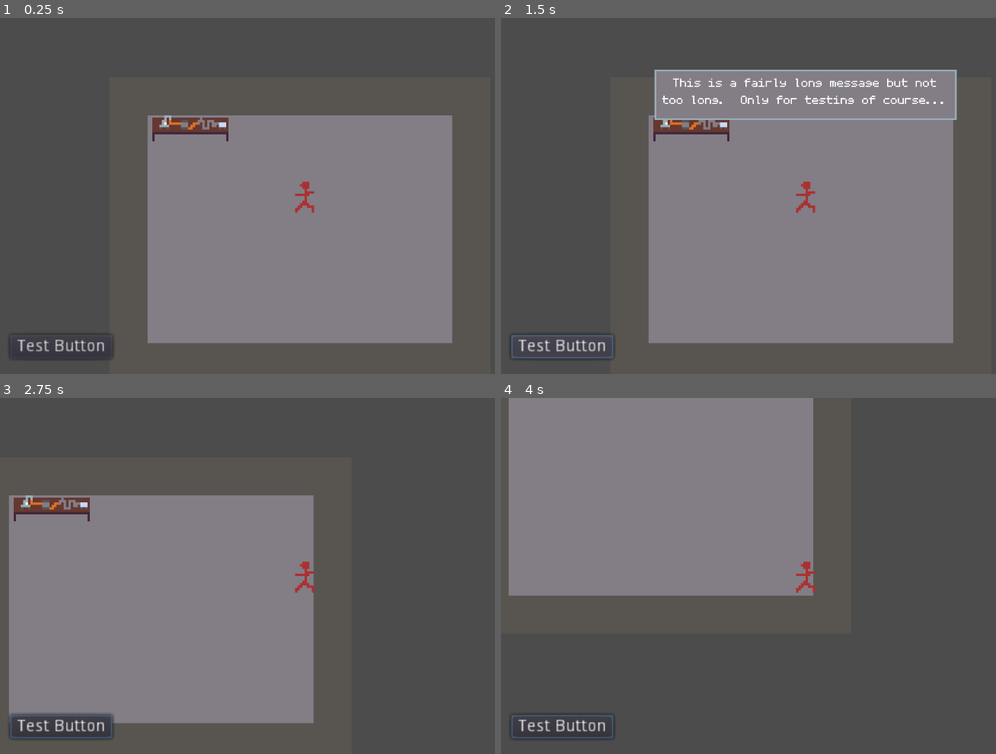
Above: before the commit, frames 1-4 (two rows, left to right).
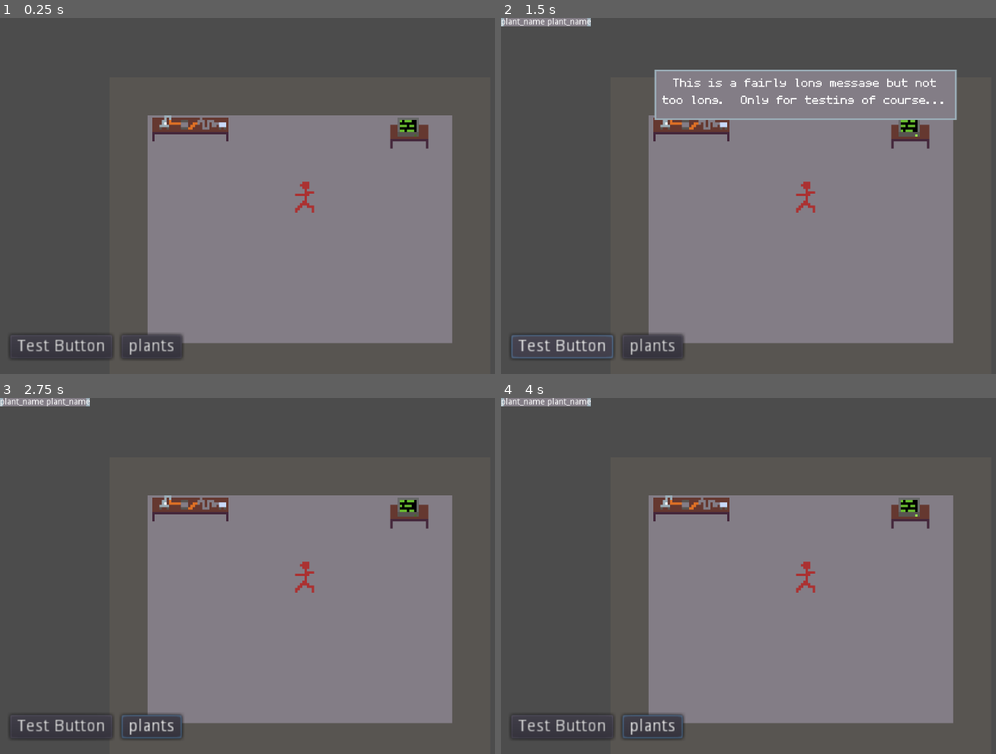
Above: after the commit, the same moments.

Repository: jastadj/wgj277
Game: Godot game, scene res://scenes/game/game.tscn
Same seed, same stepped clock (60 frames per second), same inputs: the game is played once before the commit and once after it.
Inputs (mouse positions are in pixels of both pictures, inside the frame that each line leads up to):
- Up to frame 1 (0.25 s): no input
- Up to frame 2 (1.5 s): click (654, 345) at 0.5 s, where only the run after the commit has a clickable "plants"; click "Test Button" at 1.25 s
- Up to frame 3 (2.75 s): tap Enter at 2 s; move the mouse to (440, 558) at 2.02 s; hold Right (ui_right) from 2.03 s (still down); click (440, 558) at 2.17 s
- Up to frame 4 (4 s): move the mouse to (684, 593) at 2.77 s; release Right (ui_right) at 2.78 s; hold Down (ui_down) 2.78-3.53 s; move the mouse to (867, 497) at 3.52 s; hold Right (ui_right) from 3.53 s (still down)

The runs differ from the first frame. In frame 1, 1.3% of the frame differs, in the area x 24-87%, y 27-96%; in frame 2, 1.7%; in frame 3, 37%; in frame 4, 55%, in the area x 0-92%, y 0-96%.

Commit message:
basic messaging and objects

Diff:
--- a/godot/data/plants.csv
+++ b/godot/data/plants.csv
@@ -1,11 +1,11 @@
-name,boil,incinerate,juice,grind,value
-Plant 1,0,0,0,0,0
-Plant 2,0,0,0,0,0
-Plant 3,0,0,0,0,0
-Plant 4,0,0,0,0,0
-Plant 5,0,0,0,0,0
-Plant 6,0,0,0,0,0
-Plant 7,0,0,0,0,0
-Plant 8,0,0,0,0,0
-Plant 9,0,0,0,0,0
-Plant 10,0,0,0,0,0
+name,boil,incinerate,juice,grind,value,sprite
+Averum Infernius,0,0,0,0,0,res://objects/plants/fireplant.png
+Plant 2,0,0,0,0,0,res://objects/plants/genericflower.png
+Plant 3,0,0,0,0,0,res://objects/plants/genericflower.png
+Plant 4,0,0,0,0,0,res://objects/plants/genericflower.png
+Plant 5,0,0,0,0,0,res://objects/plants/genericflower.png
+Plant 6,0,0,0,0,0,res://objects/plants/genericflower.png
+Plant 7,0,0,0,0,0,res://objects/plants/genericflower.png
+Plant 8,0,0,0,0,0,res://objects/plants/genericflower.png
+Plant 9,0,0,0,0,0,res://objects/plants/genericflower.png
+Plant 10,0,0,0,0,0,res://objects/plants/genericflower.png
--- /dev/null
+++ b/godot/objects/boiler/boiler.gd
@@ -0,0 +1,9 @@
+extends "res://objects/game_object.gd"
+
+func _ready():
+	object_name = "Boiler"
+
+# simple method checker
+# can be used by the main ui to check all the overlapping areas that the player
+# is in and if it has this method, display the "use item" ui
+func has_action(): return true
--- a/godot/objects/boiler/boiler.tscn
+++ b/godot/objects/boiler/boiler.tscn
@@ -1,11 +1,16 @@
-[gd_scene load_steps=3 format=2]
+[gd_scene load_steps=5 format=2]
 
 [ext_resource path="res://objects/boiler/boiler.png" type="Texture" id=1]
+[ext_resource path="res://objects/boiler/boiler.gd" type="Script" id=2]
 
 [sub_resource type="RectangleShape2D" id=1]
 extents = Vector2( 16, 3.5 )
 
+[sub_resource type="RectangleShape2D" id=2]
+extents = Vector2( 16, 2.5 )
+
 [node name="boiler" type="StaticBody2D"]
+script = ExtResource( 2 )
 
 [node name="Sprite" type="Sprite" parent="."]
 texture = ExtResource( 1 )
@@ -13,3 +18,9 @@
 [node name="CollisionShape2D" type="CollisionShape2D" parent="."]
 position = Vector2( 0, 1.5 )
 shape = SubResource( 1 )
+
+[node name="Area2D" type="Area2D" parent="."]
+
+[node name="CollisionShape2D" type="CollisionShape2D" parent="Area2D"]
+position = Vector2( 0, 7.5 )
+shape = SubResource( 2 )
--- /dev/null
+++ b/godot/objects/computer/computer.gd
@@ -0,0 +1,11 @@
+extends "res://objects/game_object.gd"
+
+func _ready():
+
+	object_name = "Computer"
+
+	# run animations
+	$Sprite/AnimationPlayer.play("running")
+	$screen/AnimationPlayer.play("running")
+
+func has_action(): return true
--- /dev/null
+++ b/godot/objects/computer/computer.tscn
@@ -0,0 +1,107 @@
+[gd_scene load_steps=10 format=2]
+
+[ext_resource path="res://objects/computer/computer.png" type="Texture" id=1]
+[ext_resource path="res://objects/computer/computer.gd" type="Script" id=2]
+[ext_resource path="res://objects/computer/computer_monitor.png" type="Texture" id=3]
+
+[sub_resource type="Animation" id=2]
+length = 0.001
+tracks/0/type = "value"
+tracks/0/path = NodePath(".:frame")
+tracks/0/interp = 1
+tracks/0/loop_wrap = true
+tracks/0/imported = false
+tracks/0/enabled = true
+tracks/0/keys = {
+"times": PoolRealArray( 0 ),
+"transitions": PoolRealArray( 1 ),
+"update": 0,
+"values": [ 1 ]
+}
+
+[sub_resource type="Animation" id=3]
+resource_name = "running"
+length = 2.0
+loop = true
+tracks/0/type = "value"
+tracks/0/path = NodePath(".:frame")
+tracks/0/interp = 1
+tracks/0/loop_wrap = true
+tracks/0/imported = false
+tracks/0/enabled = true
+tracks/0/keys = {
+"times": PoolRealArray( 0, 1 ),
+"transitions": PoolRealArray( 1, 1 ),
+"update": 1,
+"values": [ 0, 1 ]
+}
+
+[sub_resource type="Animation" id=5]
+length = 0.001
+tracks/0/type = "value"
+tracks/0/path = NodePath(".:frame")
+tracks/0/interp = 1
+tracks/0/loop_wrap = true
+tracks/0/imported = false
+tracks/0/enabled = true
+tracks/0/keys = {
+"times": PoolRealArray( 0 ),
+"transitions": PoolRealArray( 1 ),
+"update": 0,
+"values": [ 1 ]
+}
+
+[sub_resource type="Animation" id=6]
+resource_name = "running"
+length = 3.0
+loop = true
+step = 0.5
+tracks/0/type = "value"
+tracks/0/path = NodePath(".:frame")
+tracks/0/interp = 1
+tracks/0/loop_wrap = true
+tracks/0/imported = false
+tracks/0/enabled = true
+tracks/0/keys = {
+"times": PoolRealArray( 0, 0.5, 1, 1.5, 2, 2.5 ),
+"transitions": PoolRealArray( 1, 1, 1, 1, 1, 1 ),
+"update": 1,
+"values": [ 0, 1, 2, 3, 4, 5 ]
+}
+
+[sub_resource type="RectangleShape2D" id=1]
+extents = Vector2( 8, 3.5 )
+
+[sub_resource type="CircleShape2D" id=4]
+radius = 11.0
+
+[node name="computer" type="StaticBody2D"]
+script = ExtResource( 2 )
+
+[node name="Sprite" type="Sprite" parent="."]
+texture = ExtResource( 1 )
+hframes = 6
+frame = 1
+
+[node name="AnimationPlayer" type="AnimationPlayer" parent="Sprite"]
+anims/RESET = SubResource( 2 )
+anims/running = SubResource( 3 )
+
+[node name="screen" type="Sprite" parent="."]
+texture = ExtResource( 3 )
+hframes = 6
+frame = 1
+
+[node name="AnimationPlayer" type="AnimationPlayer" parent="screen"]
+anims/RESET = SubResource( 5 )
+anims/running = SubResource( 6 )
+
+[node name="CollisionShape2D" type="CollisionShape2D" parent="."]
+position = Vector2( 0, 1.5 )
+shape = SubResource( 1 )
+
+[node name="Area2D" type="Area2D" parent="."]
+
+[node name="CollisionShape2D" type="CollisionShape2D" parent="Area2D"]
+position = Vector2( 0, 4 )
+shape = SubResource( 4 )
--- /dev/null
+++ b/godot/objects/game_object.gd
@@ -0,0 +1,6 @@
+extends Node2D
+
+var object_name:String = "unnamed"
+
+#simple method check to see if this is a game object
+func is_gameobject(): return true
--- a/godot/objects/player/player.gd
+++ b/godot/objects/player/player.gd
@@ -10,8 +10,11 @@
 
 func _input(event):
 
-	if event.is_action_pressed("ui_cancel"): get_tree().quit()
+	if allow_input:
+		if event.is_action_pressed("ui_cancel"): get_tree().quit()
 
+# just a simple method checker
+func is_player(): return true
 
 # movement input
 func handle_input(delta):
@@ -23,6 +26,7 @@
 	if Input.is_action_pressed("ui_left"): move_dir.x -= 1
 	if Input.is_action_pressed("ui_right"): move_dir.x += 1
 
+	move_and_slide(move_dir*move_speed*delta)
 
-
-	move_and_slide(move_dir*move_speed*delta)
+func get_interaction_areas():
+	return $interaction_area.get_overlapping_areas()
--- a/godot/objects/player/player.tscn
+++ b/godot/objects/player/player.tscn
@@ -1,10 +1,12 @@
-[gd_scene load_steps=4 format=2]
+[gd_scene load_steps=5 format=2]
 
 [ext_resource path="res://objects/player/player.png" type="Texture" id=1]
 [ext_resource path="res://objects/player/player.gd" type="Script" id=2]
 
 [sub_resource type="CircleShape2D" id=1]
 radius = 3.16228
+
+[sub_resource type="CircleShape2D" id=2]
 
 [node name="player" type="KinematicBody2D"]
 script = ExtResource( 2 )
@@ -19,3 +21,8 @@
 [node name="Camera2D" type="Camera2D" parent="."]
 current = true
 zoom = Vector2( 0.25, 0.25 )
+
+[node name="interaction_area" type="Area2D" parent="."]
+
+[node name="CollisionShape2D" type="CollisionShape2D" parent="interaction_area"]
+shape = SubResource( 2 )
--- a/godot/scenes/game/game.tscn
+++ b/godot/scenes/game/game.tscn
@@ -1,10 +1,11 @@
-[gd_scene load_steps=6 format=2]
+[gd_scene load_steps=7 format=2]
 
 [ext_resource path="res://objects/player/player.tscn" type="PackedScene" id=1]
 [ext_resource path="res://tiles/tiles.tres" type="TileSet" id=2]
 [ext_resource path="res://ui/main_ui/main_ui.tscn" type="PackedScene" id=3]
 [ext_resource path="res://scenes/game/game.gd" type="Script" id=4]
 [ext_resource path="res://objects/boiler/boiler.tscn" type="PackedScene" id=5]
+[ext_resource path="res://objects/computer/computer.tscn" type="PackedScene" id=6]
 
 [node name="game" type="Node2D"]
 script = ExtResource( 4 )
@@ -25,6 +26,9 @@
 [node name="player" parent="objects" instance=ExtResource( 1 )]
 position = Vector2( 82, 50 )
 
+[node name="computer" parent="objects" instance=ExtResource( 6 )]
+position = Vector2( 126, 22 )
+
 [node name="CanvasLayer" type="CanvasLayer" parent="."]
 
 [node name="main_ui" parent="CanvasLayer" instance=ExtResource( 3 )]
--- a/godot/ui/main_ui/main_ui.gd
+++ b/godot/ui/main_ui/main_ui.gd
@@ -1,8 +1,43 @@
 extends Control
+
+var player
+
+var plants_ui_scene = preload("res://ui/plants/plants.tscn")
 
 func _ready():
 
 	$testbutton.connect("pressed", self, "on_testbutton_pressed")
 
+	$plants.connect("pressed", self, "open_menu_scene", [plants_ui_scene])
+
+	yield(get_tree().current_scene, "ready")
+	player = get_tree().current_scene.get_node("objects/player")
+
+func _input(event):
+
+	if event.is_action_pressed("ui_cancel"):
+		if $open_menus.get_child_count() != 0:
+			$open_menus.get_children().back().queue_free()
+
+func _process(delta):
+
+	var interaction_areas = player.get_interaction_areas()
+	$use_item_ui.hide()
+	for area in interaction_areas:
+		if area.get_parent().has_method("has_action"):
+			$use_item_ui.show()
+			$use_item_ui.text = str("Use ",area.get_parent().object_name)
+			break
+
+	# if any ui menus are open, disable player input
+	if $open_menus.get_child_count() != 0: player.allow_input = false
+	else: player.allow_input = true
+
+
 func on_testbutton_pressed():
 	Gamedata.add_message("This is a fairly long message but not too long.  Only for testing of course...")
+
+func open_menu_scene(scene):
+
+	var newscene = scene.instance()
+	$open_menus.add_child(newscene)
--- a/godot/ui/main_ui/main_ui.tscn
+++ b/godot/ui/main_ui/main_ui.tscn
@@ -1,6 +1,11 @@
-[gd_scene load_steps=2 format=2]
+[gd_scene load_steps=4 format=2]
 
 [ext_resource path="res://ui/main_ui/main_ui.gd" type="Script" id=1]
+[ext_resource path="res://fonts/MOZART_0.ttf" type="DynamicFontData" id=2]
+
+[sub_resource type="DynamicFont" id=1]
+size = 64
+font_data = ExtResource( 2 )
 
 [node name="main_ui" type="Control"]
 anchor_right = 1.0
@@ -16,3 +21,32 @@
 margin_bottom = -46.0
 rect_scale = Vector2( 2, 2 )
 text = "Test Button"
+
+[node name="use_item_ui" type="Label" parent="."]
+anchor_left = 0.5
+anchor_top = 1.0
+anchor_right = 0.5
+anchor_bottom = 1.0
+margin_left = -144.0
+margin_top = -132.0
+margin_right = 144.0
+margin_bottom = -80.0
+grow_horizontal = 2
+grow_vertical = 2
+custom_fonts/font = SubResource( 1 )
+text = "Use ITEMNAME"
+align = 1
+
+[node name="plants" type="Button" parent="."]
+anchor_top = 1.0
+anchor_bottom = 1.0
+margin_left = 204.0
+margin_top = -66.0
+margin_right = 255.0
+margin_bottom = -46.0
+rect_scale = Vector2( 2, 2 )
+text = "plants"
+
+[node name="open_menus" type="Control" parent="."]
+margin_right = 40.0
+margin_bottom = 40.0
--- /dev/null
+++ b/godot/ui/plants/plants.gd
@@ -0,0 +1,4 @@
+extends Control
+
+func _ready():
+	pass
--- /dev/null
+++ b/godot/ui/plants/plants.tscn
@@ -0,0 +1,37 @@
+[gd_scene load_steps=4 format=2]
+
+[ext_resource path="res://ui/msg_box/borders.png" type="Texture" id=1]
+[ext_resource path="res://ui/plants/plants.gd" type="Script" id=2]
+
+[sub_resource type="StyleBoxTexture" id=1]
+texture = ExtResource( 1 )
+region_rect = Rect2( 44.653, 45.2255, 104.157, 102.167 )
+
+[node name="plants" type="Control"]
+anchor_right = 1.0
+anchor_bottom = 1.0
+script = ExtResource( 2 )
+
+[node name="PanelContainer" type="PanelContainer" parent="."]
+margin_right = 14.0
+margin_bottom = 14.0
+custom_styles/panel = SubResource( 1 )
+
+[node name="GridContainer" type="GridContainer" parent="PanelContainer"]
+margin_right = 152.0
+margin_bottom = 14.0
+
+[node name="HBoxContainer" type="HBoxContainer" parent="PanelContainer/GridContainer"]
+margin_right = 152.0
+margin_bottom = 14.0
+
+[node name="plant_name" type="Label" parent="PanelContainer/GridContainer/HBoxContainer"]
+margin_right = 74.0
+margin_bottom = 14.0
+text = "plant_name"
+
+[node name="plant_name2" type="Label" parent="PanelContainer/GridContainer/HBoxContainer"]
+margin_left = 78.0
+margin_right = 152.0
+margin_bottom = 14.0
+text = "plant_name"
Binary file added: godot/objects/computer/computer.png
Not shown, added: godot/objects/computer/computer.png.import
Binary file added: godot/objects/computer/computer_monitor.png
Not shown, added: godot/objects/computer/computer_monitor.png.import
Not shown, added: aseprite/computer.aseprite
